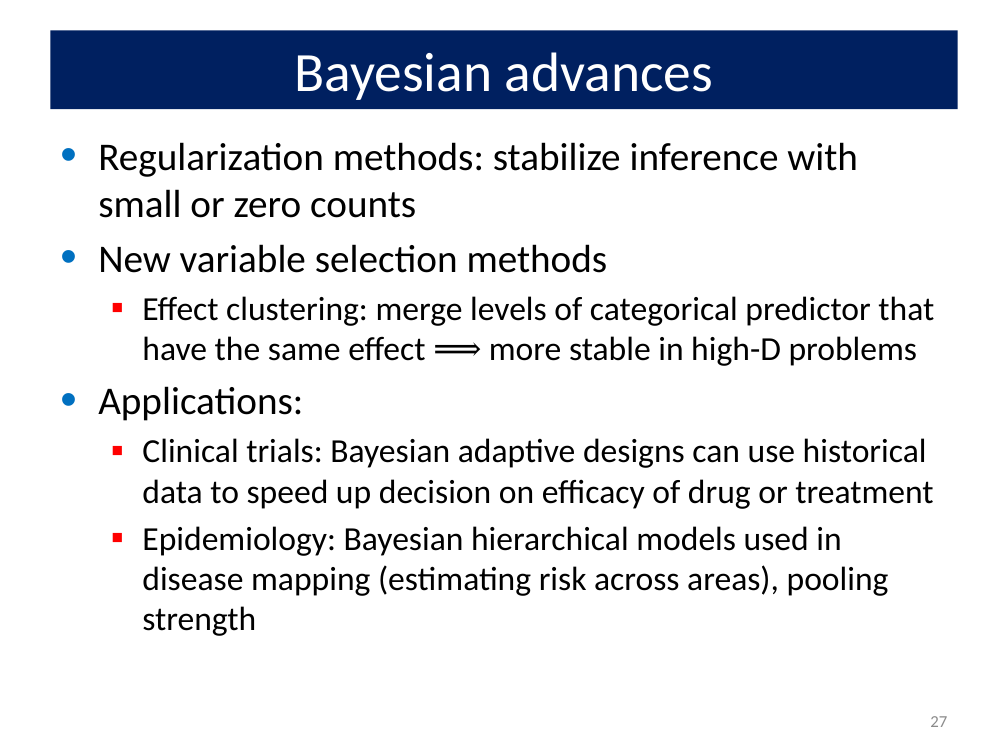
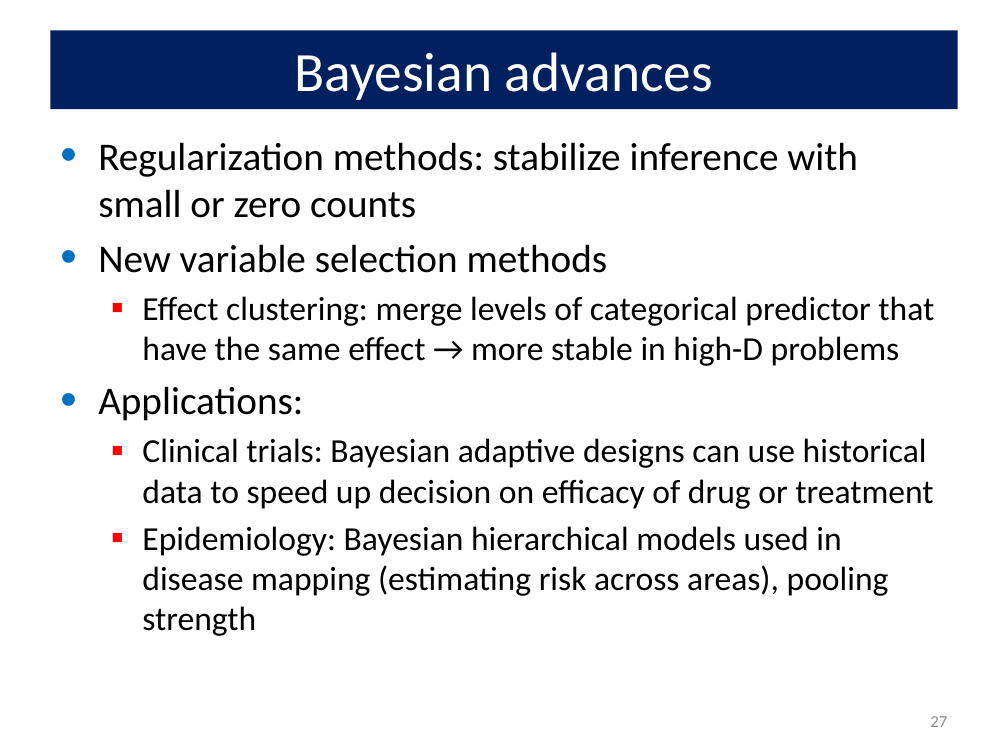
Before and after one commit to friendly/psy6136, a slide deck: slide 27 of docs/lectures/99-Summary.pptx. Drawn at 1008x756 pixels with LibreOffice and Linux fonts; fonts in the diff are those of the drawing. Boxes give left, top, right and bottom in pixels: in the first picture for what was removed or moved away, otherwise in the second. Text is boxed around its words. In the diff, an @@ line names an element or a change of style, - is before the commit and + after.

```diff
--- a/docs/lectures/99-Summary.pptx
+++ b/docs/lectures/99-Summary.pptx
@@ text at [142, 296, 934, 366]: text changed @@
-  ▪ Effect clustering: merge levels of categorical predictor that have the same effect ⟹ more stable in high-D problems
+  ▪ Effect clustering: merge levels of categorical predictor that have the same effect → more stable in high-D problems
```
Also in this commit, not shown: 12 other slides changed, 10 other files.
